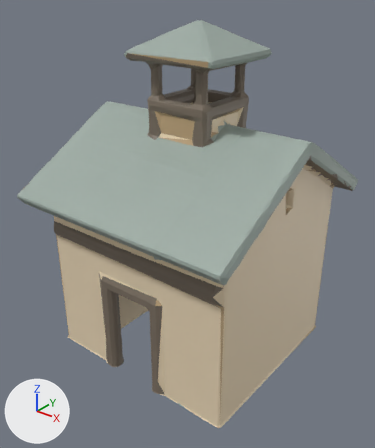
A saved change to the glTF model docs/univers/archipeo/batiments/modeles/5e-batiment-station-d-humus/final-3000.glb.
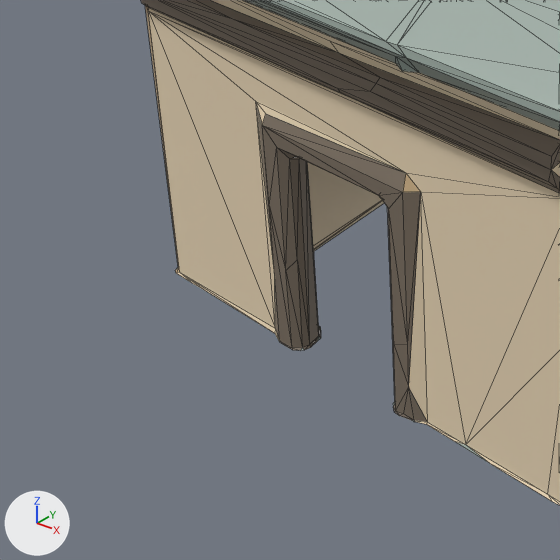
Each version appears first whole from a 50 mm lens placed at (0.848, -1.07, 1.046), pointed at (0.016, -0.03, 0.401), and next in a close-up on the part from 0% to 58% of the width and 52% to 100% of the height. Every picture has the same lights, and +X, +Y and +Z are marked at lower left. The older version's two pictures come first. The close-ups show mesh edges as thin lines. Vertices at exactly the same position are counted once.

Names of what the first close-up shows: 'geometry_0'.
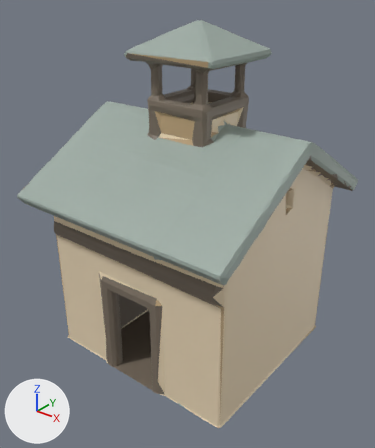
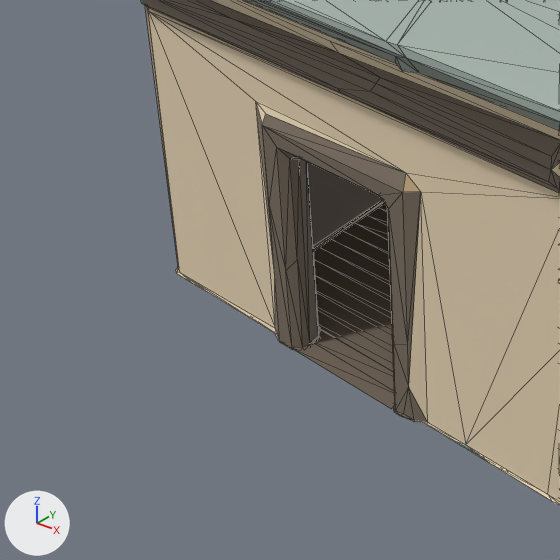
What differs and where, as boxes (x1, y1, x2, y2) in the close-ups (560 x 560 px):
part 1 of me_geometry_0, added
    after: (314, 203, 394, 372)
part 2 of me_geometry_0, built on (brown)
    after: (292, 329, 395, 409)
part 3 of me_geometry_0, recoloured (darker)
    both: (308, 162, 383, 250)

What the commit changed:
me_geometry_0 is used by ob_geometry_0; location (0.0, 0.0, 0.0).
me_geometry_0 had 1249 vertices, 2372 faces and spanned x -0.331..0.349, y -0.34..0.355, z 0.0..0.938.
me_geometry_0 now has 1329 vertices, 2578 faces and spans x -0.331..0.349, y -0.34..0.355, z 0.0..0.938.
me_geometry_0 part 1: a new loose piece of 63 vertices spanning x -0.179..0.277, y -0.231..0.246, z 0.003, in mat_defaultmaterial.
Part 2, on me_geometry_0:
9 faces are deleted.
11 vertices are added at x -0.07..0.082, y -0.275..0.094, z 0.003.
6 new vertices lie (0.0, 0.022, 0.0) away from vertices in x -0.07..0.082, y -0.275..0.051, z 0.003.
157 new faces join them.
me_geometry_0 part 3: 95 kept faces spanning x -0.184..0.31, y -0.242..0.275, z 0.0..0.375 get new vertex colours; the middle colour goes from beige #ebd8b8 to brown #7c7062.
